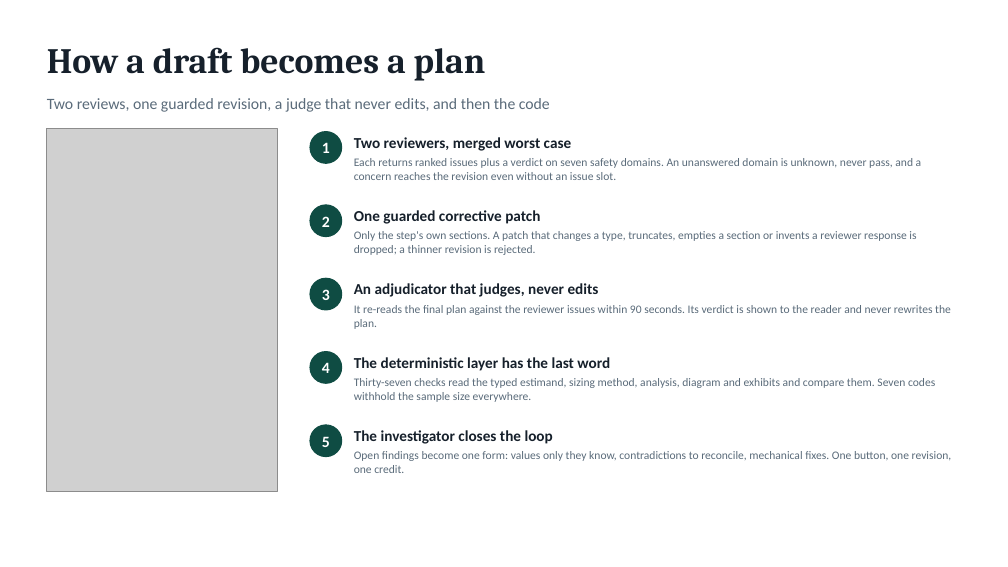
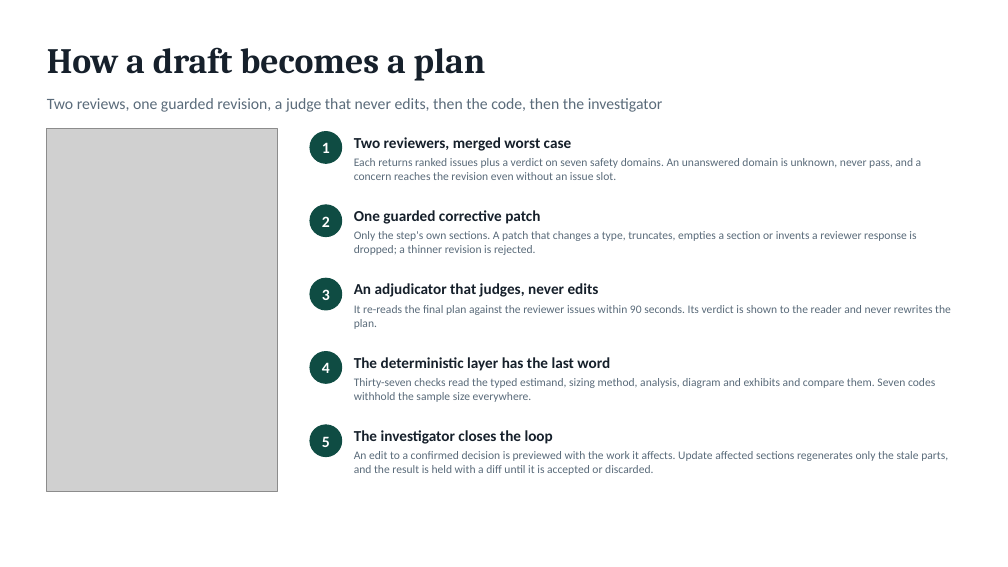
Before and after one commit to juleonr/Juleonrabbani-website, a slide deck: slide 5 of docs/Mallard Study Design Process - leaders deck.pptx. Drawn at 1008x567 pixels with LibreOffice and Linux fonts; fonts in the diff are those of the drawing; grey boxes stand for pictures. Boxes give left, top, right and bottom in pixels: in the first picture for what was removed or moved away, otherwise in the second. Text is boxed around its words. In the diff, an @@ line names an element or a change of style, - is before the commit and + after.

```diff
--- a/docs/Mallard Study Design Process - leaders deck.pptx
+++ b/docs/Mallard Study Design Process - leaders deck.pptx
@@ text at (47,98,663,112): text changed @@
-Two reviews, one guarded revision, a judge that never edits, and then the code
+Two reviews, one guarded revision, a judge that never edits, then the code, then the investigator
@@ text at (354,451,948,475): text changed @@
-Open findings become one form: values only they know, contradictions to reconcile, mechanical fixes. One button, one revision, one credit.
+An edit to a confirmed decision is previewed with the work it affects. Update affected sections regenerates only the stale parts, and the result is held with a diff until it is accepted or discarded.
```
Also in this commit, not shown: 4 other slides changed, 1 slide added, 1 slide removed, 15 other files.
